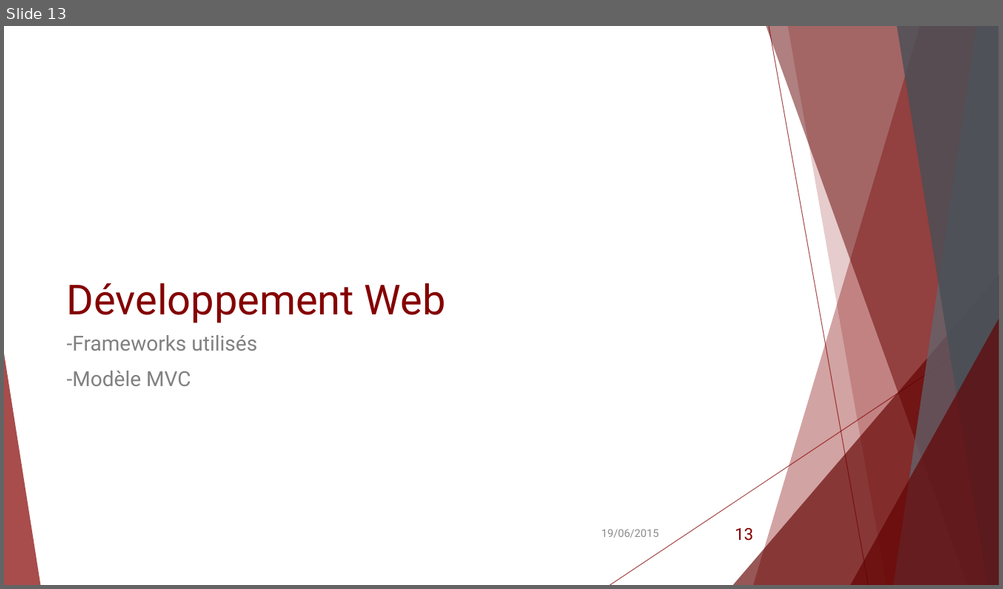
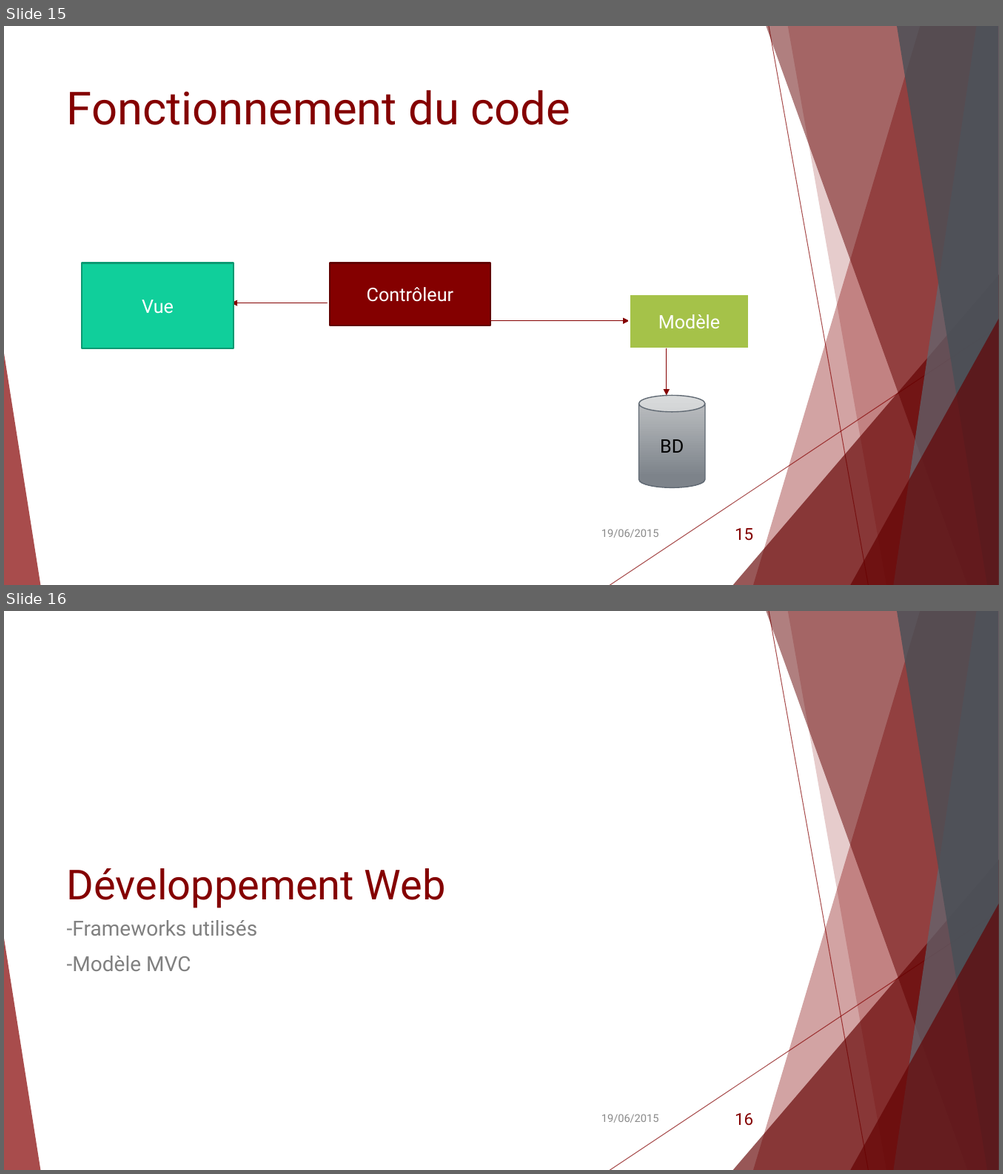
Before and after one commit to Tamaube/Projet-S4, a slide deck: Présentation.pptx. Shown one above the other, each under a label of ours: slide 13 before the commit, slides 15 and 16 after it. The pictures are 1003x589 and 1003x1174 pixels, drawn with LibreOffice and Linux fonts; fonts in the diff are those of the drawing. Boxes give left, top, right and bottom in pixels: in the first picture for what was removed or moved away, otherwise in the second. Text is boxed around its words. In the diff, an @@ line names an element or a change of style, - is before the commit and + after.

```diff
--- a/Présentation.pptx
+++ b/Présentation.pptx
@@ slide 15 added at (x1=4, y1=26, x2=999, y2=585), background #FFFFFF; not listed: 10 template elements that a slide beside it also shows @@
@@ title added at (x1=67, y1=90, x2=570, y2=125), 44 pt, text #840000 @@
+Fonctionnement du code
@@ rectangle added at (x1=82, y1=264, x2=233, y2=349), fill #10CF9B, outline #0C9973 1.5 pt, 18 pt, text #FFFFFF @@
+Vue
@@ rectangle added at (x1=330, y1=264, x2=490, y2=326), fill #840000, outline #620000 1.5 pt, 18 pt, text #FFFFFF @@
+Contrôleur
@@ arrow added from (327, 304) to (231, 304), #840000 1 pt @@
@@ rectangle added at (x1=629, y1=295, x2=749, y2=349), fill #A5C249, outline #FFFFFF 2 pt, 18 pt, text #FFFFFF @@
+Modèle
@@ arrow added from (488, 321) to (629, 321), #840000 1 pt @@
@@ arrow added from (666, 349) to (666, 396), #840000 1 pt @@
@@ cylinder added at (x1=639, y1=396, x2=706, y2=488), fill gradient #C1C3C6 to #7D838A, outline #606973 1 pt, 18 pt, text #000000 @@
+BD
@@ text added at (x1=601, y1=529, x2=659, y2=538), 10.5 pt, text #8C8C8C @@
+19/06/2015
@@ page number added at (x1=734, y1=528, x2=753, y2=541), 16 pt, text #840000 @@
+15
@@ what was slide 13 is now slide 16 @@
@@ page number at (x1=734, y1=1113, x2=753, y2=1126): text changed @@
-13
+16
```
Also in this commit, not shown: 2 slides changed, 2 other slides added, 2 other files.
